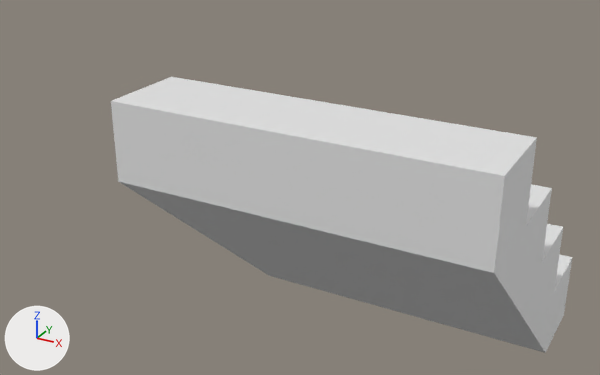
What one commit did to the FBX model Assets/Fbx/House/stair/stair_end.fbx.
Rendered twice from a camera (50 mm lens) standing at (3.05, -2.84, 3.03) and looking at (1.02, 0.85, 1.18). The axes (+X, +Y, +Z) are drawn at lower left. The lights are the same throughout. The first picture is the older version. Where no turn or scale is listed for an object, it has been applied to the vertices.

Script lines for the objects in view, before the commit:
```python
me_立方体_048 = bpy.data.meshes.new('立方体.048')
me_立方体_048.from_pydata(...)  # 26 vertices, 27 faces; spans x -1.0..1.0, y -2.0..0.0, z 0.0..1.75
me_立方体_048.materials.append(mat_painted_plaster_wall)  # its picture is missing
ob_stair_end = bpy.data.objects.new('stair_end', me_立方体_048)
ob_stair_end.location = (1.3, 2.2, 0.0)
```
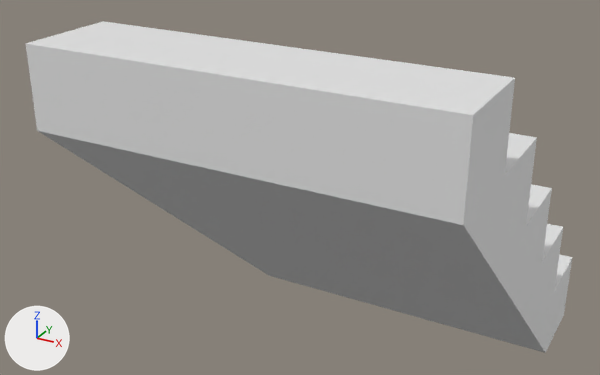
Pixel boxes (x1, y1, x2, y2) of what changed, in the pictures (600 x 375 px):
'stair_end', reshaped (18% wider, 20% taller)
    before: (111, 77, 572, 353)
    after: (26, 21, 572, 353)
part 1 of me_立方体_048, built on
    before: (111, 101, 505, 273)
    after: (26, 21, 515, 273)

The change in detail:
me_立方体_048 is used by ob_stair_end; location (1.3, 2.2, 0.0).
me_立方体_048 had 26 vertices, 27 faces and spanned x -1.0..1.0, y -2.0..0.0, z 0.0..1.75.
me_立方体_048 now has 32 vertices, 34 faces and spans x -1.0..1.0, y -2.5..0.0, z 0.0..2.15.
Part 1, on me_立方体_048:
1 face is deleted.
6 vertices are added at (-1.0, -2.5, 1.75), (-1.0, -2.0, 2.15), (-1.0, -2.5, 2.15), (1.0, -2.5, 1.75), (1.0, -2.0, 2.15), (1.0, -2.5, 2.15).
8 new faces join them.
